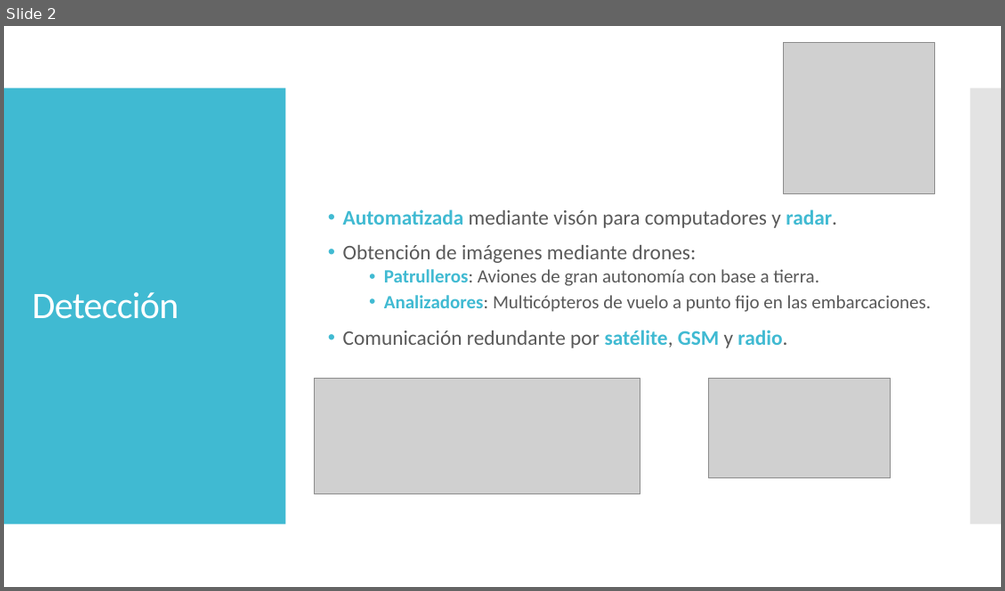
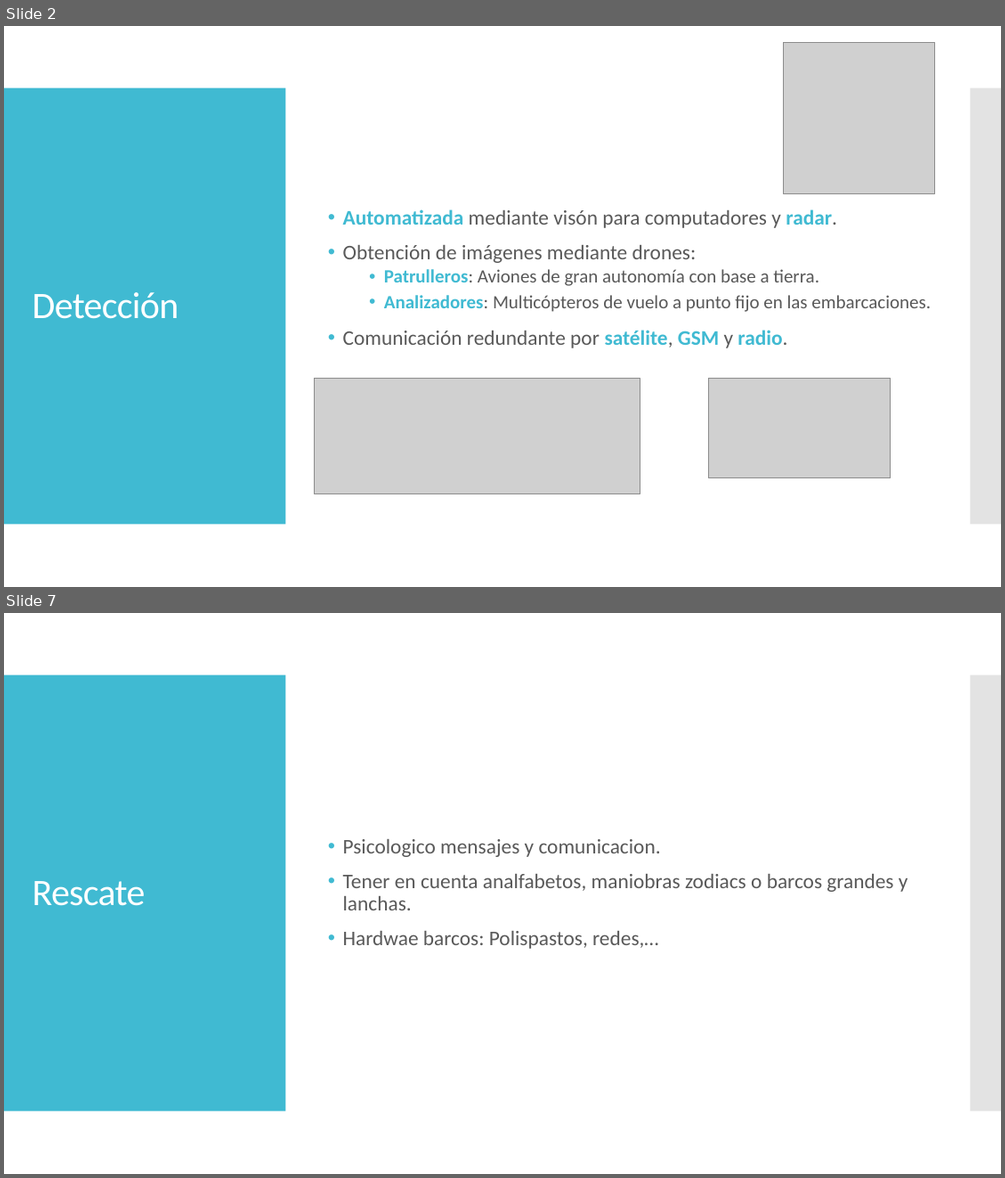
Before and after one commit to jaumecolom/hackeseiaat, a slide deck: PRESENTACION/Presentacion.pptx. Shown one above the other, each under a label of ours: slide 2 before the commit, slides 2 and 7 after it; the slides between them are not shown. The pictures are 1005x591 and 1005x1178 pixels, drawn with LibreOffice and Linux fonts; fonts in the diff are those of the drawing; grey boxes stand for pictures. Boxes give left, top, right and bottom in pixels: in the first picture for what was removed or moved away, otherwise in the second. Text is boxed around its words. In the diff, an @@ line names an element or a change of style, - is before the commit and + after.

```diff
--- a/PRESENTACION/Presentacion.pptx
+++ b/PRESENTACION/Presentacion.pptx
@@ slide 7 added at [4,613,1001,1174], background #FFFFFF; not listed: 2 template elements that a slide beside it also shows @@
@@ text added at [343,839,908,949], 20 pt, text #595959 @@
+• Psicologico mensajes y comunicacion.
+• Tener en cuenta analfabetos, maniobras zodiacs o barcos grandes y lanchas.
+• Hardwae barcos: Polispastos, redes,…
@@ title added at [32,881,146,906], 36 pt, text #FFFFFF @@
+Rescate
```
Also in this commit, not shown: 1 slide changed, 5 other slides added, 4 slides removed.
